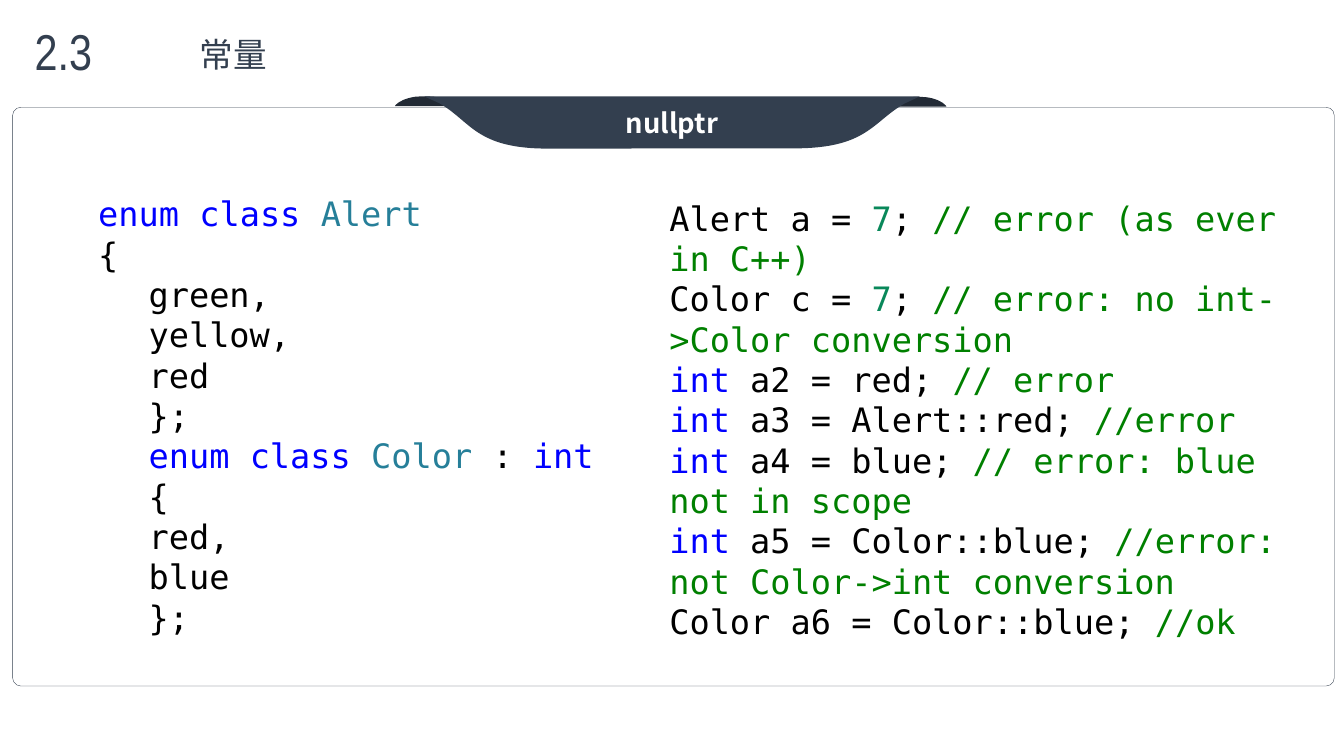
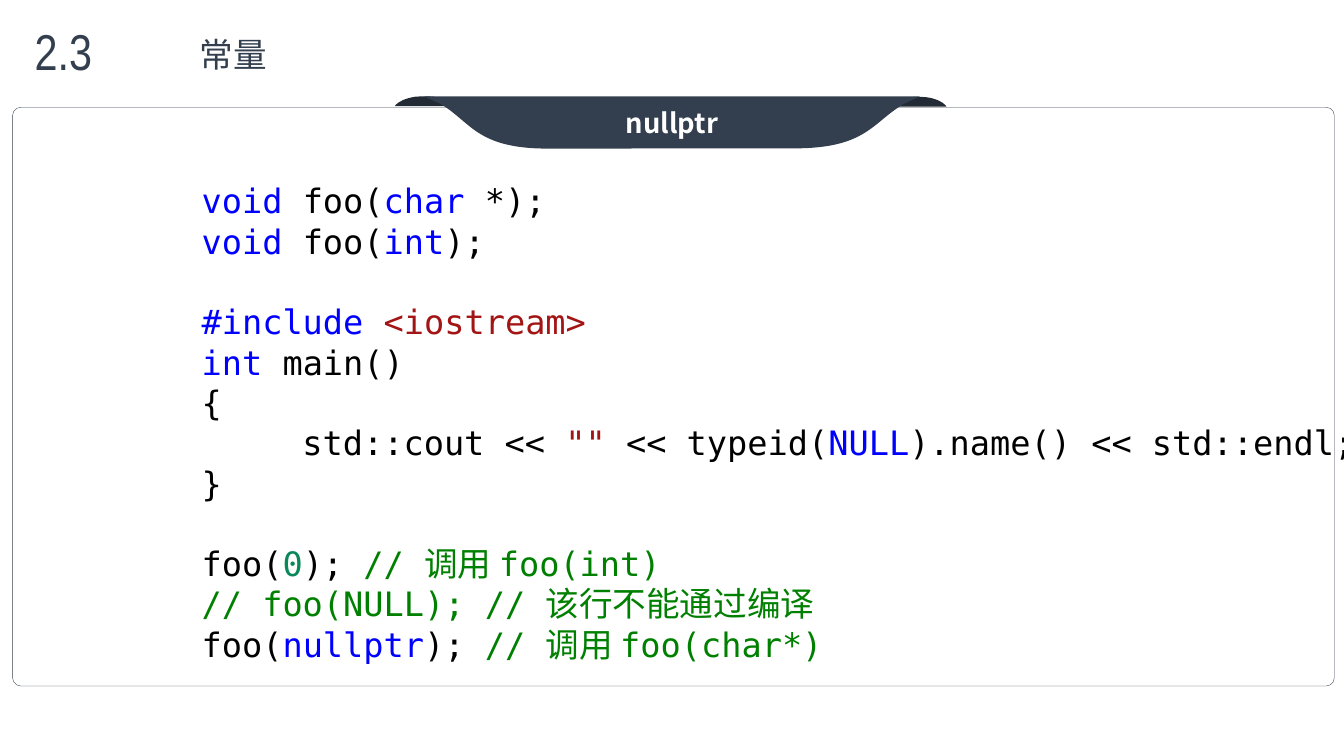
Before and after one commit to max4sharing/modern_cpp, a slide deck: slide 17 of C++11.pptx. Drawn at 1344x756 pixels with LibreOffice and Linux fonts; fonts in the diff are those of the drawing; background and template pictures are left out. Boxes give left, top, right and bottom in pixels: in the first picture for what was removed or moved away, otherwise in the second. Text is boxed around its words. In the diff, an @@ line names an element or a change of style, - is before the commit and + after.

```diff
--- a/C++11.pptx
+++ b/C++11.pptx
@@ text removed at [98, 200, 594, 590] @@
-enum class Alert
-{
-  green,
-  yellow,
-  red
-};
-enum class Color : int
-{
-  red,
-  blue
-};
@@ text added at [202, 187, 1344, 664], 24 pt, text #000000 @@
+void foo(char *);
+void foo(int);
+#include <iostream>
+int main()
+{
+std::cout << "" << typeid(NULL).name() << std::endl;
+}
+foo(0); // 调用 foo(int)
+// foo(NULL); // 该行不能通过编译
+foo(nullptr); // 调用 foo(char*)
@@ text removed at [669, 205, 1276, 639] @@
-Alert a = 7; // error (as ever in C++)
-Color c = 7; // error: no int->Color conversion
-int a2 = red; // error
-int a3 = Alert::red; //error
-int a4 = blue; // error: blue not in scope
-int a5 = Color::blue; //error: not Color->int conversion
-Color a6 = Color::blue; //ok
```
Also in this commit, not shown: 3 other slides changed, 8 other files.
